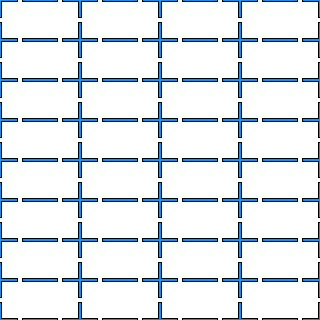
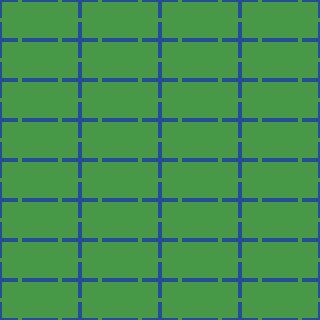
Before/after of a 320×320 layered artwork. What changed in the layer stack:
removed layer "Pasted Layer" over (240, 0, 320, 320)
painted on "Background" over (0, 0, 320, 320)
